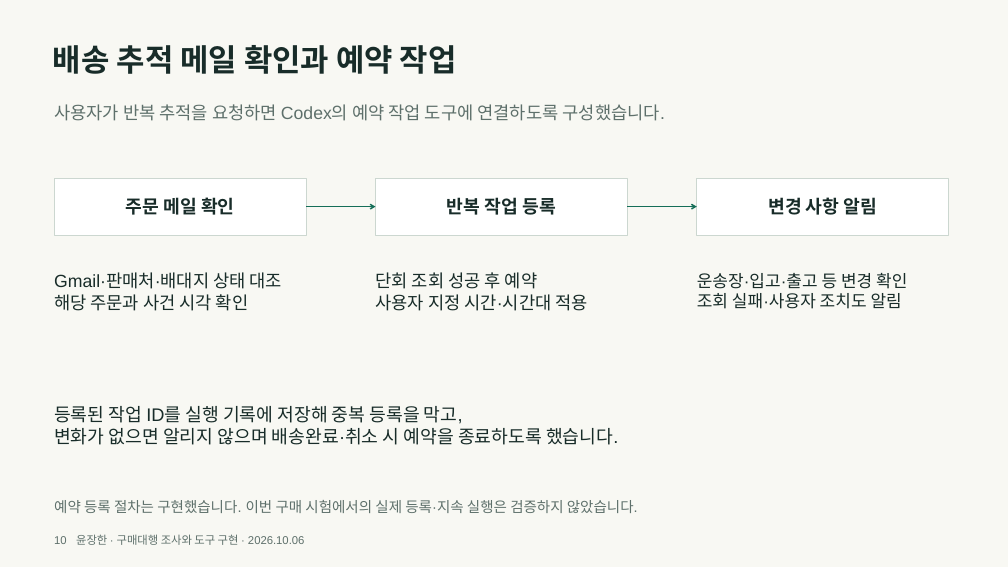
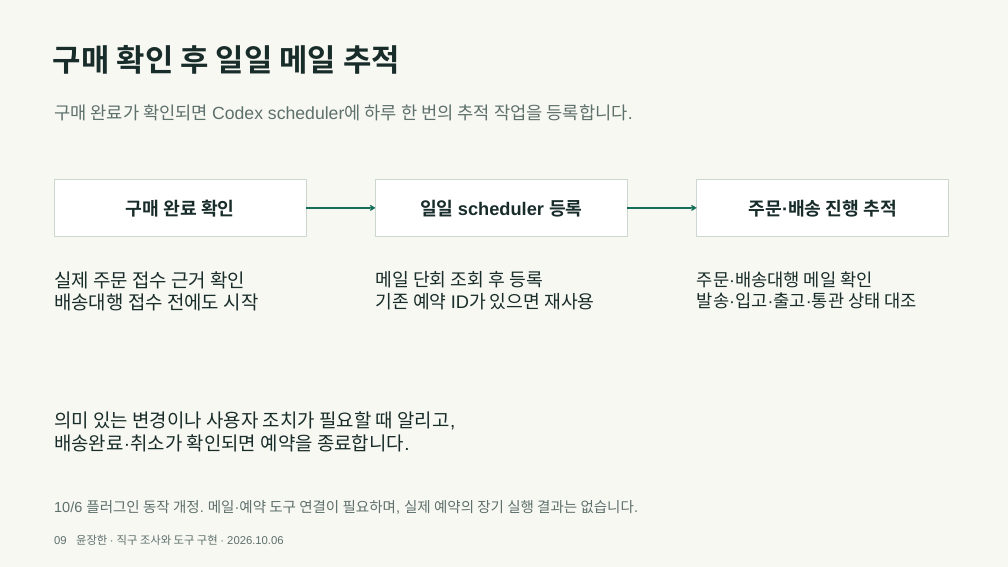
Before and after one commit to y00nZZang/crossborder-purchase-agent, a slide deck: slide 9 of portfolio/crossborder-portfolio.pptx (slide 10 before the commit). Drawn at 1008x567 pixels with LibreOffice and Linux fonts; fonts in the diff are those of the drawing. Boxes give left, top, right and bottom in pixels: in the first picture for what was removed or moved away, otherwise in the second. Text is boxed around its words. In the diff, an @@ line names an element or a change of style, - is before the commit and + after.

```diff
--- a/portfolio/crossborder-portfolio.pptx
+++ b/portfolio/crossborder-portfolio.pptx
@@ text at [53, 45, 400, 74]: text changed @@
-배송 추적 메일 확인과 예약 작업
+구매 확인 후 일일 메일 추적
@@ text at [54, 104, 633, 121]: text changed @@
-사용자가 반복 추적을 요청하면 Codex의 예약 작업 도구에 연결하도록 구성했습니다.
+구매 완료가 확인되면 Codex scheduler에 하루 한 번의 추적 작업을 등록합니다.
@@ text in rectangle at [126, 199, 235, 217]: text changed @@
-주문 메일 확인
+구매 완료 확인
@@ text in rectangle at [420, 199, 583, 217]: text changed @@
-반복 작업 등록
+일일 scheduler 등록
@@ text in rectangle at [748, 199, 898, 217]: text changed @@
-변경 사항 알림
+주문·배송 진행 추적
@@ text at [54, 271, 259, 311]: text changed; size 21 to 22.5 pt @@
-Gmail·판매처·배대지 상태 대조
-해당 주문과 사건 시각 확인
+실제 주문 접수 근거 확인
+배송대행 접수 전에도 시작
@@ text at [375, 271, 594, 310]: text changed; size 21 to 21.8 pt @@
-단회 조회 성공 후 예약
-사용자 지정 시간·시간대 적용
+메일 단회 조회 후 등록
+기존 예약 ID가 있으면 재사용
@@ text at [697, 271, 917, 309]: text changed; size 20.2 to 21 pt @@
-운송장·입고·출고 등 변경 확인
-조회 실패·사용자 조치도 알림
+주문·배송대행 메일 확인
+발송·입고·출고·통관 상태 대조
@@ text at [54, 411, 455, 452]: text changed; size 21.8 to 22.5 pt @@
-등록된 작업 ID를 실행 기록에 저장해 중복 등록을 막고,
-변화가 없으면 알리지 않으며 배송완료·취소 시 예약을 종료하도록 했습니다.
+의미 있는 변경이나 사용자 조치가 필요할 때 알리고,
+배송완료·취소가 확인되면 예약을 종료합니다.
@@ text at [54, 500, 639, 514]: text changed @@
-예약 등록 절차는 구현했습니다. 이번 구매 시험에서의 실제 등록·지속 실행은 검증하지 않았습니다.
+10/6 플러그인 동작 개정. 메일·예약 도구 연결이 필요하며, 실제 예약의 장기 실행 결과는 없습니다.
@@ text at [54, 534, 283, 545]: text changed @@
-10 윤장한 · 구매대행 조사와 도구 구현 · 2026.10.06
+09 윤장한 · 직구 조사와 도구 구현 · 2026.10.06
```
Also in this commit, not shown: 12 other slides changed, 2 slides added, 2 slides removed, 9 other files.
